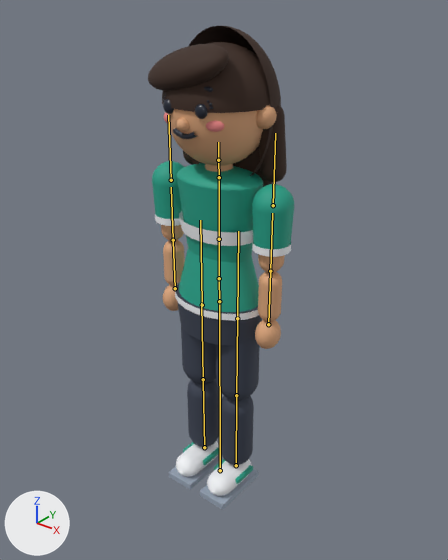
The glTF model assets/models/human-character-female.glb as it was, and as the next commit left it.
Camera for both pictures: a camera (50 mm lens) standing at (1.497, -1.841, 2.202) and looking at (0.037, -0.015, 1.07). Lighting does not change. The marker at lower left points along +X, +Y and +Z. The older version comes first. The bones that bend it are drawn over the model as lines.

Objects in the first picture: 'Body_accent', 'Body_blush', 'Body_hair', 'Body_pants', 'Body_shirt', 'Body_shoes', 'Body_skin', 'Body_sole', 'Face'.
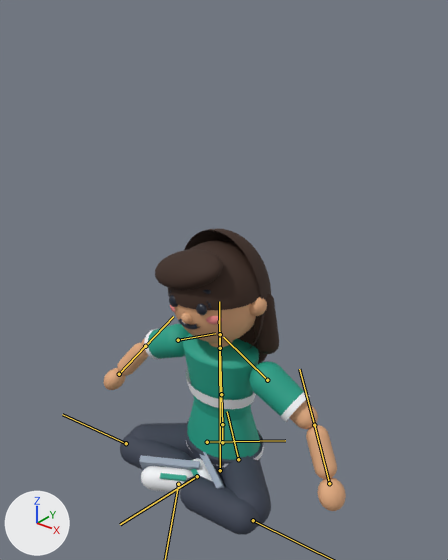
The newer file adds an action. The first version stands in its rest pose; the second is drawn at frame 7 of the action 'Stretch'.

Pixel boxes (x1, y1, x2, y2) of what changed, in the pictures (448 x 560 px):
'Body_shirt', posed
    before: (152, 161, 294, 484)
    after: (148, 324, 304, 482)
'Body_hair', posed
    before: (148, 26, 287, 187)
    after: (155, 229, 279, 364)
'Body_pants', posed (75% wider, 38% shorter)
    before: (176, 282, 262, 465)
    after: (120, 421, 271, 535)
'Body_skin', posed (95% wider, 12% shorter)
    before: (161, 105, 285, 349)
    after: (103, 297, 346, 511)
'Body_accent', posed
    before: (155, 211, 291, 321)
    after: (144, 329, 310, 467)
'Body_shoes', posed
    before: (176, 441, 252, 496)
    after: (141, 458, 213, 493)
'Body_sole', posed
    before: (169, 452, 259, 510)
    after: (139, 452, 224, 488)
'Face', posed
    before: (163, 87, 213, 139)
    after: (169, 290, 212, 329)
'Body_blush', posed
    before: (164, 113, 224, 132)
    after: (170, 305, 222, 324)
bone 'Hips', root to tip
    before: (219, 301) to (219, 278)
    after: (222, 442) to (222, 424)
bone 'Spine', root to tip
    before: (219, 278) to (219, 239)
    after: (222, 424) to (221, 394)
bone 'Head', root to tip
    before: (218, 160) to (218, 142)
    after: (220, 334) to (219, 320)
bone 'UpperArm_L', root to tip
    before: (273, 205) to (275, 133)
    after: (267, 380) to (223, 337)
bone 'LowerArm_L', root to tip
    before: (270, 271) to (272, 213)
    after: (314, 425) to (299, 369)
bone 'UpperArm_R', root to tip
    before: (171, 180) to (168, 115)
    after: (178, 340) to (215, 333)
bone 'LowerArm_R', root to tip
    before: (173, 240) to (171, 187)
    after: (145, 346) to (173, 316)
bone 'UpperLeg_L', root to tip
    before: (237, 318) to (238, 231)
    after: (238, 459) to (227, 411)
bone 'UpperLeg_R', root to tip
    before: (202, 305) to (200, 220)
    after: (207, 442) to (285, 440)
bone 'LowerLeg_R', root to tip
    before: (203, 379) to (201, 303)
    after: (126, 443) to (62, 414)
bone 'Foot_R', root to tip
    before: (204, 447) to (203, 379)
    after: (197, 476) to (120, 524)

The edits, one by one:
Bone 'Hips' (bone_hips) moves from (0.0, 0.0, 0.0) to (0.0, -0.788, -0.02).
Bone 'Spine' (bone_spine) turns from (0, 0, 0) to (2, 0, 0) degrees about its own x, y and z.
Bone 'Head' (bone_head) turns from (0, 0, 0) to (-2, 0, 5) degrees about its own x, y and z.
Bone 'UpperArm_L' (bone_upperarm_l) turns from (0, 0, 0) to (1, -2, 61) degrees about its own x, y and z.
Bone 'LowerArm_L' (bone_lowerarm_l) turns from (0, 0, 0) to (-22, -6, -23) degrees about its own x, y and z.
Bone 'UpperArm_R' (bone_upperarm_r) turns from (0, 0, 0) to (1, 2, -61) degrees about its own x, y and z.
Bone 'LowerArm_R' (bone_lowerarm_r) turns from (0, 0, 0) to (-22, 6, 23) degrees about its own x, y and z.
Bone 'UpperLeg_L' (bone_upperleg_l) turns from (0, 0, 0) to (-54, 32, 58) degrees about its own x, y and z.
Bone 'LowerLeg_L' (bone_lowerleg_l) turns from (0, 0, 0) to (-45, 45, -178) degrees about its own x, y and z.
Bone 'Foot_L' (bone_foot_l) turns from (0, 0, 0) to (59, 23, -15) degrees about its own x, y and z.
Bone 'UpperLeg_R' (bone_upperleg_r) turns from (0, 0, 0) to (-54, -32, -58) degrees about its own x, y and z.
Bone 'LowerLeg_R' (bone_lowerleg_r) turns from (0, 0, 0) to (-41, -54, -171) degrees about its own x, y and z.
Bone 'Foot_R' (bone_foot_r) turns from (0, 0, 0) to (51, -8, 19) degrees about its own x, y and z.
